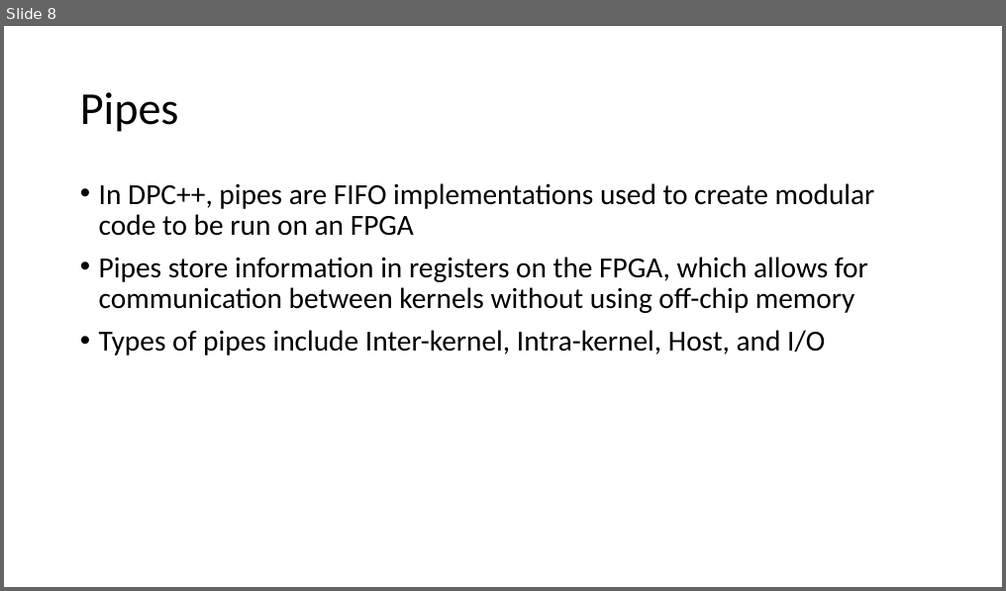
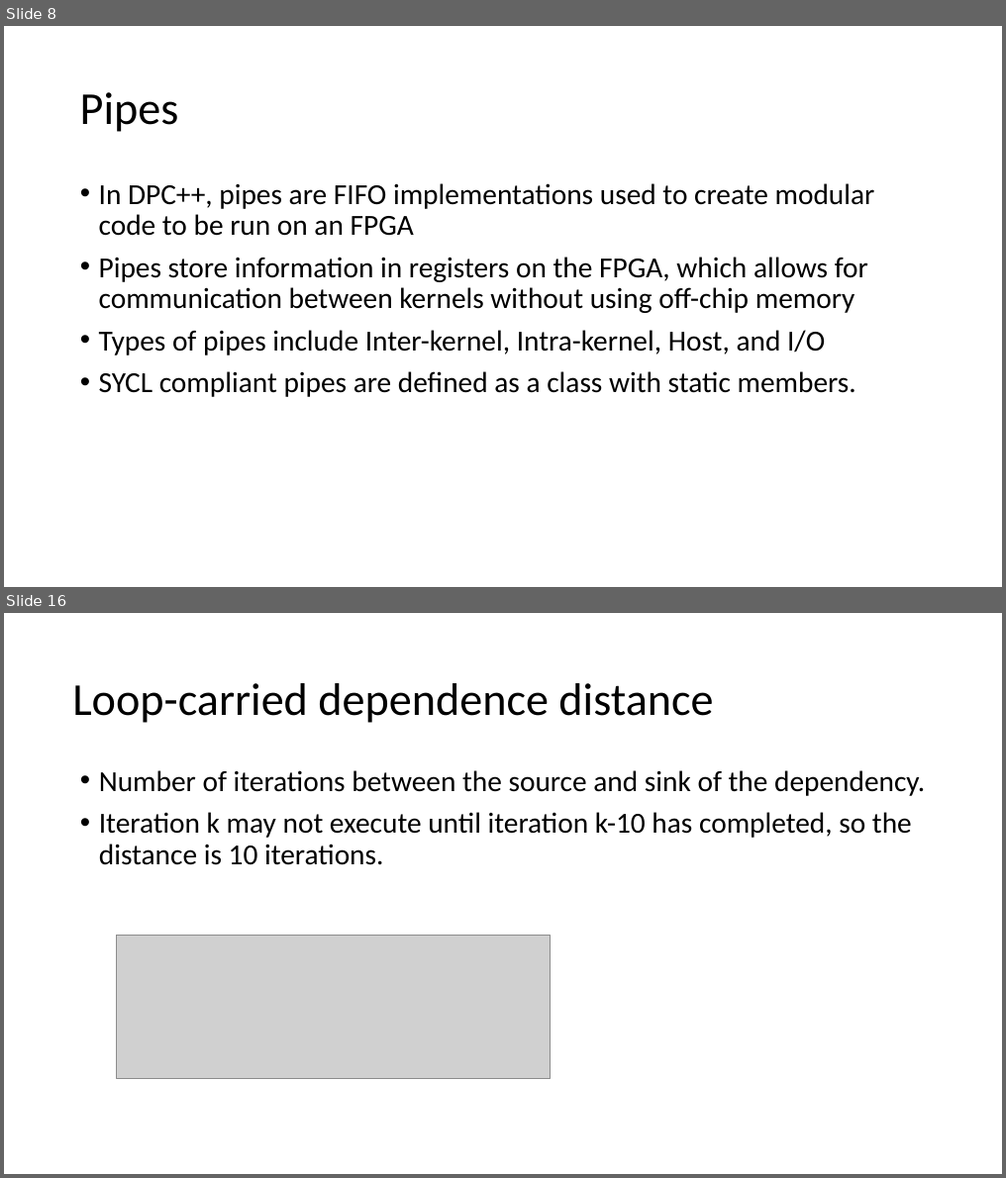
Before and after one commit to BenjaminMFindley/Reconfig-2-SYCL-DPCPP, a slide deck: Slides/SYCL_FPGA.pptx. Shown one above the other, each under a label of ours: slide 8 before the commit, slides 8 and 16 after it; the slides between them are not shown. The pictures are 1006x591 and 1006x1178 pixels, drawn with LibreOffice and Linux fonts; fonts in the diff are those of the drawing; grey boxes stand for pictures. Boxes give left, top, right and bottom in pixels: in the first picture for what was removed or moved away, otherwise in the second. Text is boxed around its words. In the diff, an @@ line names an element or a change of style, - is before the commit and + after.

Commit message:
Added slides on features necessary to understand Intel reference design to SYCL-FPGA deck

```diff
--- a/Slides/SYCL_FPGA.pptx
+++ b/Slides/SYCL_FPGA.pptx
@@ slide 16 added at (x1=4, y1=613, x2=1002, y2=1174), background #FFFFFF @@
@@ text added at (x1=72, y1=683, x2=713, y2=723), 44 pt, text #000000 @@
+Loop-carried dependence distance
@@ text added at (x1=99, y1=770, x2=925, y2=865), 28 pt, text #000000 @@
+• Number of iterations between the source and sink of the dependency.
+• Iteration k may not execute until iteration k-10 has completed, so the distance is 10 iterations.
@@ picture added at (x1=116, y1=935, x2=550, y2=1078) @@
@@ slide 8 changed as well @@
@@ text at (x1=99, y1=372, x2=856, y2=397): paragraph added @@
+• SYCL compliant pipes are defined as a class with static members.
```
Also in this commit, not shown: 1 other slide changed, 8 other slides added.
